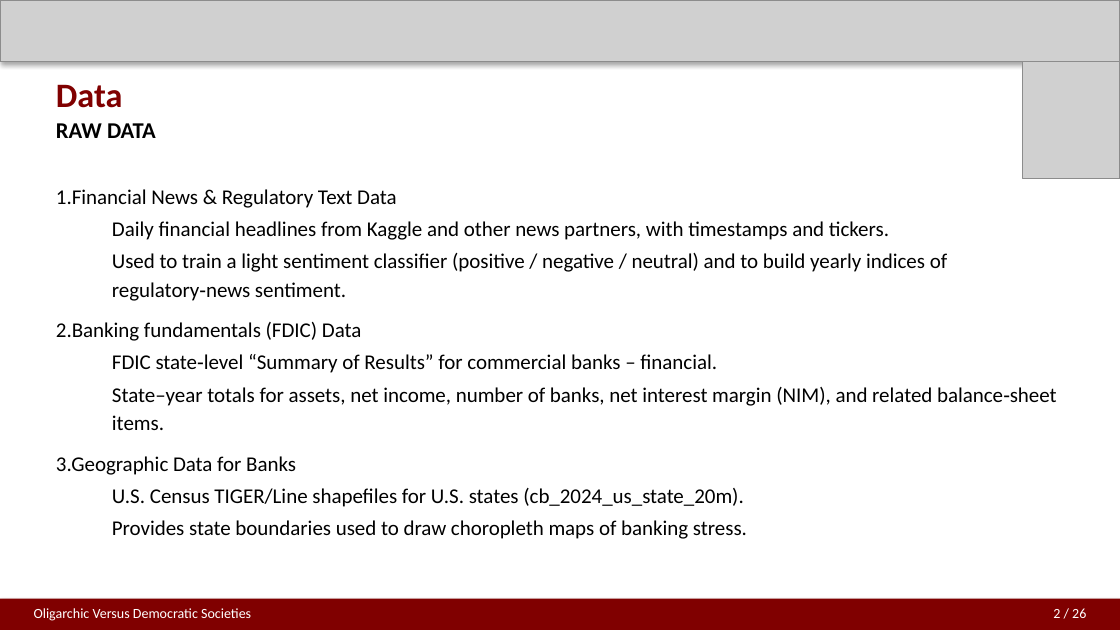
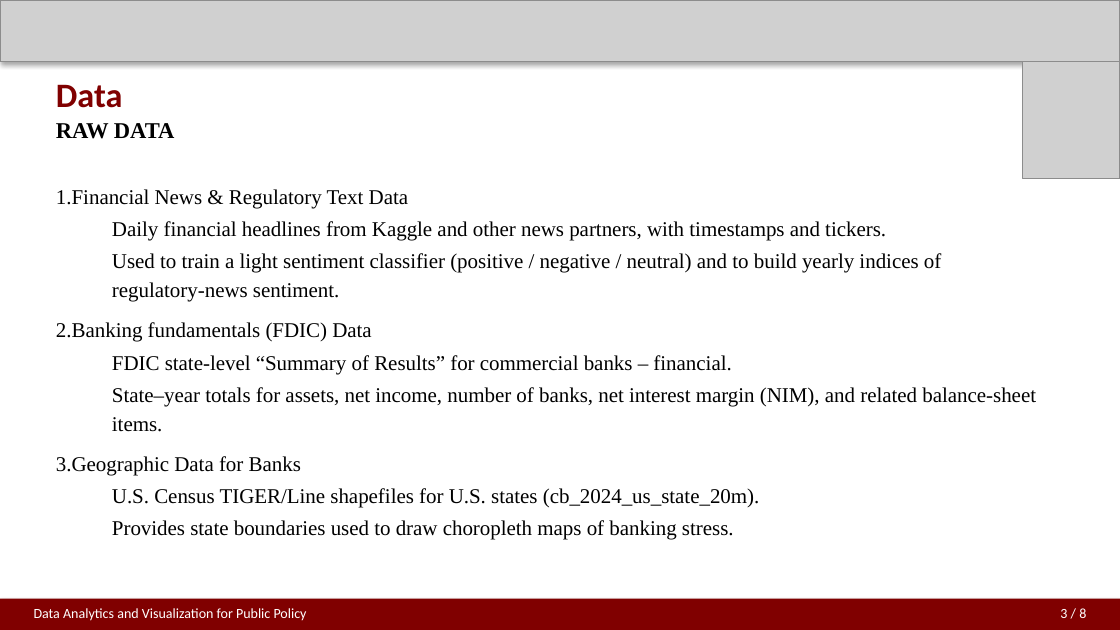
Before and after one commit to jiayuzhao05/Final-project-PPHA30538, a slide deck: slide 3 of final project w2.pptx. Drawn at 1120x630 pixels with LibreOffice and Linux fonts; fonts in the diff are those of the drawing; grey boxes stand for pictures. Boxes give left, top, right and bottom in pixels: in the first picture for what was removed or moved away, otherwise in the second. Text is boxed around its words. In the diff, an @@ line names an element or a change of style, - is before the commit and + after.

```diff
--- a/final project w2.pptx
+++ b/final project w2.pptx
@@ text "RAW DATA" at bbox=[56, 123, 1036, 540]: font Calibri to Times New Roman @@
@@ text at bbox=[34, 608, 307, 621]: text changed @@
-Oligarchic Versus Democratic Societies
+Data Analytics and Visualization for Public Policy
@@ text at bbox=[1060, 608, 1086, 618]: text changed @@
-2 / 26
+3 / 8
```
Also in this commit, not shown: 7 other slides changed, 1 other file.
